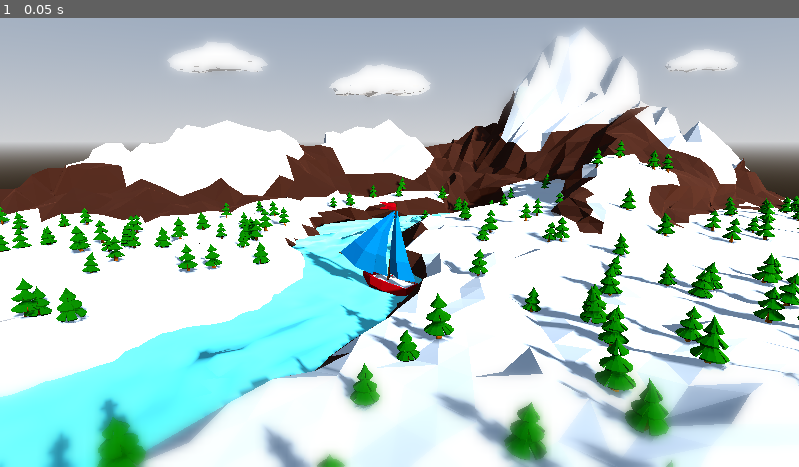
Above: before the commit, frame 1.
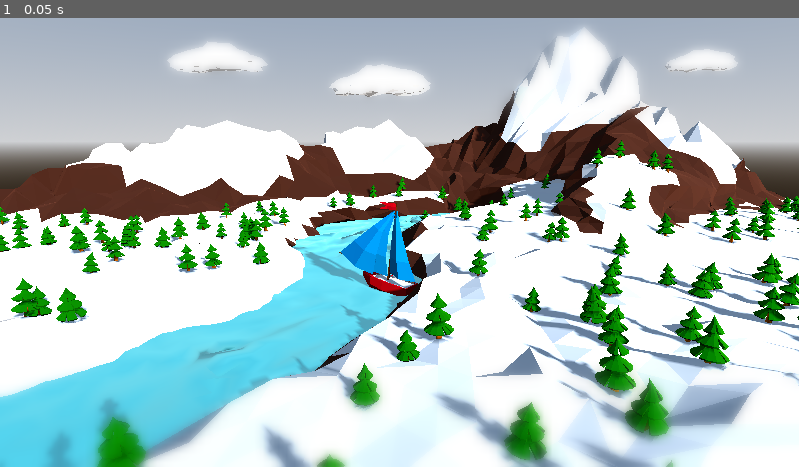
Above: after the commit, the same moment.

Repository: Xandruher/ChristmasJam2023
Game: Godot game, scene res://levels/scenes/menu_scene/menu_scene.tscn
Two runs of this game, one before a commit and one after it. Both use one fixed random seed, a clock stepped at 60 frames per second and the inputs below.
Inputs:
- Up to frame 1 (0.05 s): no input

The runs differ from the first frame. In frame 1, 9.6% of the frame differs, in the area x 0-57%, y 43-100%.

Commit message:
Barebones Menu Scene (v0.1)

Diff:
--- a/levels/scenes/menu_scene/extracted_materials/foam.tres
+++ b/levels/scenes/menu_scene/extracted_materials/foam.tres
@@ -5,3 +5,8 @@
 cull_mode = 2
 albedo_color = Color(0.6, 1, 1, 1)
 metallic = 1.0
+metallic_specular = 0.0
+roughness = 0.55
+emission_enabled = true
+emission = Color(0, 1, 1, 1)
+emission_energy_multiplier = 0.1
